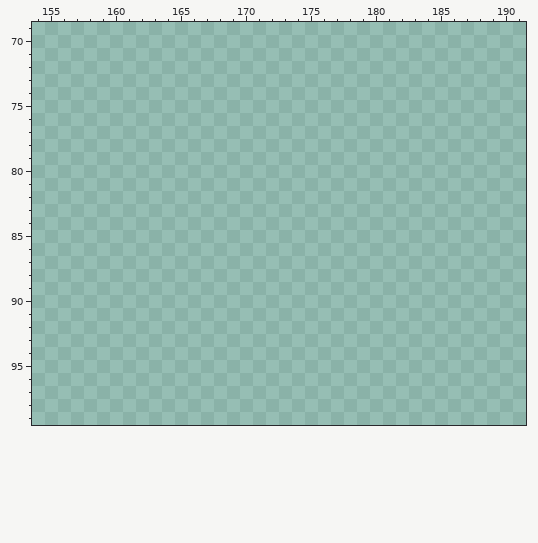
One commit to this pixel-art file: art/all-furniture.aseprite. Above: the version before the commit.
192x128 pixels, 1 frame. Colours within 5 levels of each other are drawn and written as one. Shown: x 154..191, y 69..99.
Now the later version:
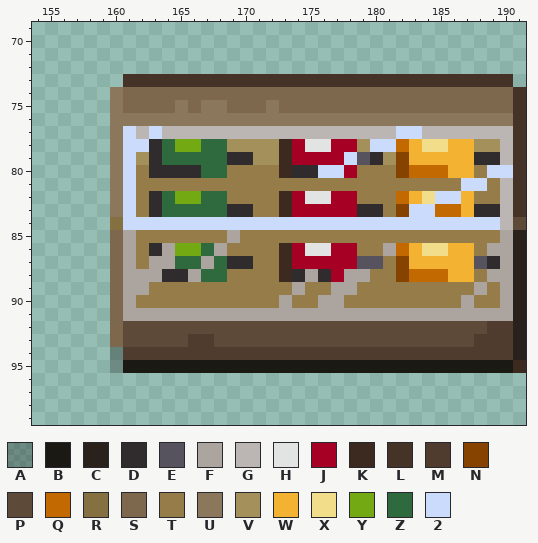
Palette (. is transparent): A #00000046  B #1a1914  C #29221c  D #302c2d  E #56535f  F #aba49f  G #bbb6b3  H #e1e4e3  J #a70025  K #3c2a20  L #453327  M #4f3c2e  N #864300  P #5e4a38  Q #c26901  R #857042  S #7d674d  T #967c48  U #8b775b  V #a3905b  W #f3b232  X #f2de8a  Y #73aa13  Z #2f6a3e  2 #cbdbfc
Edits made:
Changed rows in their new state; - is an unchanged pixel.
first column x 160:
 73 -LLLLLLLLLLLLLLLLLLLLLLLLLLLLLL-
 74 USSSSSSSSSSSSSSSSSSSSSSSSSSSSSSL
 75 USSSSUSUUSSSUSSSSSSSSSSSSSSSSSSL
 76 UUUUUUUUUUUUUUUUUUUUUUUUUUUUUUUL
 77 U2G2GGGGGGGGGGGGGGGGGG22GGGGGGGL
 78 U22DZYYZZVVVVKJHHJJV22QWXXWWVVGL
 79 U2VDZZZZZDDVVKJJJJ2EDVNWWWWWDDGL
 80 U2TDDDDZZTTTTKDD22JTTTNQQQWWT22L
 81 U2TTTTTTTTTTTTTTTTTTTTTTTTT22TGL
 82 U2TDZYYZZTTTTKJHHJJTTTQWX22WTTGL
 83 U2TDZZZZZDDTTKJJJJJDDTN22QQWDDGL
 84 R22222222222222222222222222222GP
 85 SFTTTTTTTFTTTTTTTTTTTTTTTTTTTTFC
 86 SFTDFYYZFTTTTKJHHJJTTFQWXXWWTFFC
 87 SFTFFZZFZDDTTKJJJJJEETNWWWWWEDFC
 88 SFFFDDFZZTTTTKDFDJFFTTNQQQWWTFFC
 89 SFFTTTTTTTTTTTFTTFFTTTTTTTTTFTFC
 90 SFTTTTTTTTTTTFTTFFTTTTTTTTTFTTFC
 91 SFFFFFFFFFFFFFFFFFFFFFFFFFFFFFFC
 92 SPPPPPPPPPPPPPPPPPPPPPPPPPPPPMMC
 93 SPPPPPMMPPPPPPPPPPPPPPPPPPPPMMMC
 94 AMMMMMMMMMMMMMMMMMMMMMMMMMMMMMMC
 95 ABBBBBBBBBBBBBBBBBBBBBBBBBBBBBBK
Where, in picture pixels (left, top, right, bottom), the same in both pictures:
added: (110, 74, 526, 373)
